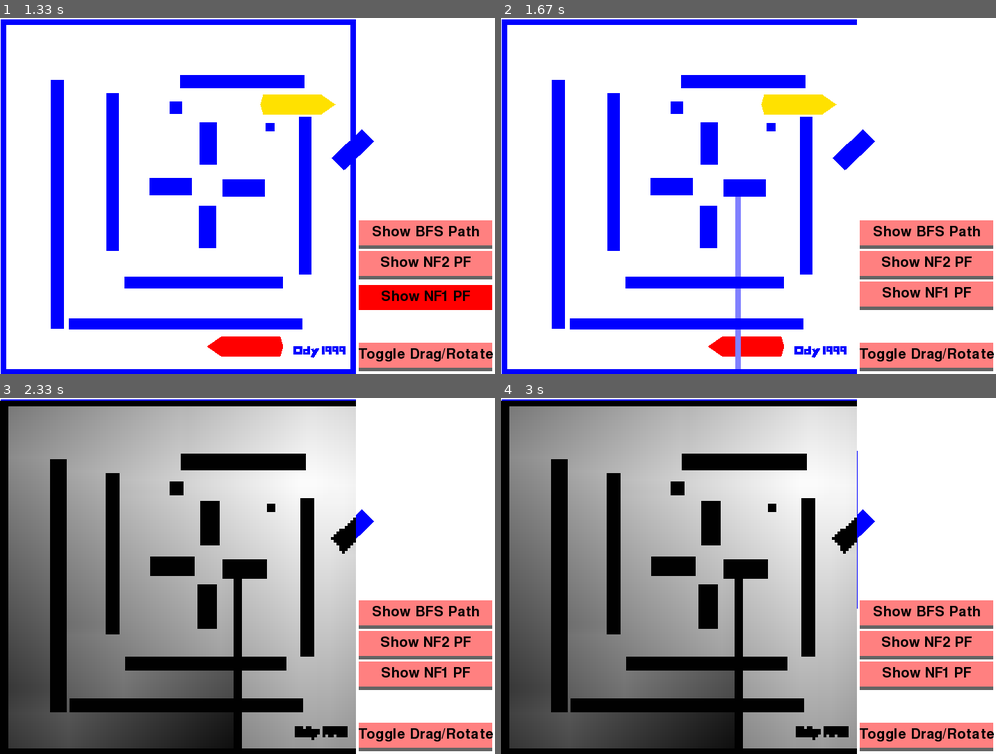
Above: before the commit, frames 1-4 (two rows, left to right).
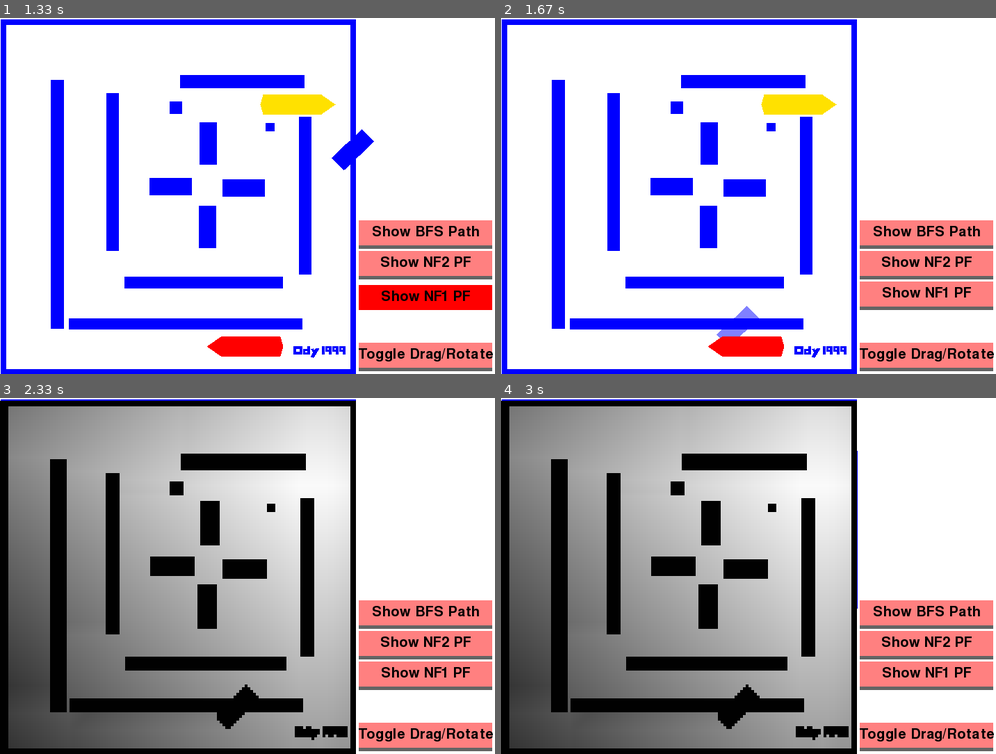
Above: after the commit, the same moments.

Repository: yuanhenglee/Motion-Planning-with-Pygame
Game: pygame game, started from BFPGame/run.py
The game is run twice, just before and just after one commit, with the same random seed, the same clock (stepped at 60 frames per second) and the same inputs.
Inputs (mouse positions are in pixels of both pictures, inside the frame that each line leads up to):
- Up to frame 1 (1.33 s): click "Show NF1 PF" at 0.38 s; press the mouse at (118, 57) at 0.7 s; move the mouse to (232, 103) at 0.8 s; release the mouse at (351, 149) at 0.93 s; click "Show NF1 PF" at 1.15 s
- Up to frame 2 (1.67 s): press the mouse at (852, 149) at 1.43 s; move the mouse to (793, 238) at 1.53 s; move the mouse to (738, 324) at 1.63 s
- Up to frame 3 (2.33 s): release the mouse at (237, 704) at 1.67 s; click "Show NF2 PF" at 1.93 s; press the mouse at (237, 704) at 2.2 s; move the mouse to (198, 704) at 2.3 s
- Up to frame 4 (3 s): release the mouse at (659, 704) at 2.43 s; press the mouse at (807, 576) at 2.63 s; move the mouse to (827, 551) at 2.73 s; release the mouse at (852, 529) at 2.87 s; press the mouse at (669, 565) at 2.97 s

Frame 1 is identical in both runs. In frame 2, 1.9% of the frame differs, in the area x 43-76%, y 1-99%; in frame 3, 5.7%, in the area x 21-76%, y 2-99%; in frame 4, 5.7%.

Commit message:
adjust path color

Diff:
--- a/BFPGame/potentialField.py
+++ b/BFPGame/potentialField.py
@@ -6,6 +6,10 @@
 import globals
 
 cost = 1
+
+def get_arbitration_potential( robot_init, config, pf1, pf2 ) -> float :
+    return 0
+
 class PotentialField:
     def __init__(self):
         self.bitmap = np.full( (128,128), 0)
@@ -15,7 +19,10 @@
             for j in range(128):
                 color = 255 - self.bitmap[i][j]
                 color = 0 if color<0 else color
-                color = (color, color, color)
+                if color > 255:
+                    color = RED
+                else:
+                    color = (color, color, color)
                 x, y = utils.world2Canvas((i, j))
                 pygame.draw.rect(gameDisplay, color, [x, y, utils.multiplier, utils.multiplier])
 
